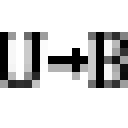
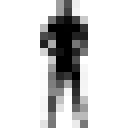
Layered file, before and after one edit (128px x 128px). Changes by layer:
added layer "stop" above "animate" over left=40, top=0, right=88, bottom=128
hid "B#1" over left=88, top=32, right=128, bottom=88
hid "U" over left=0, top=32, right=48, bottom=88
hid "u2b" over left=48, top=48, right=88, bottom=80
